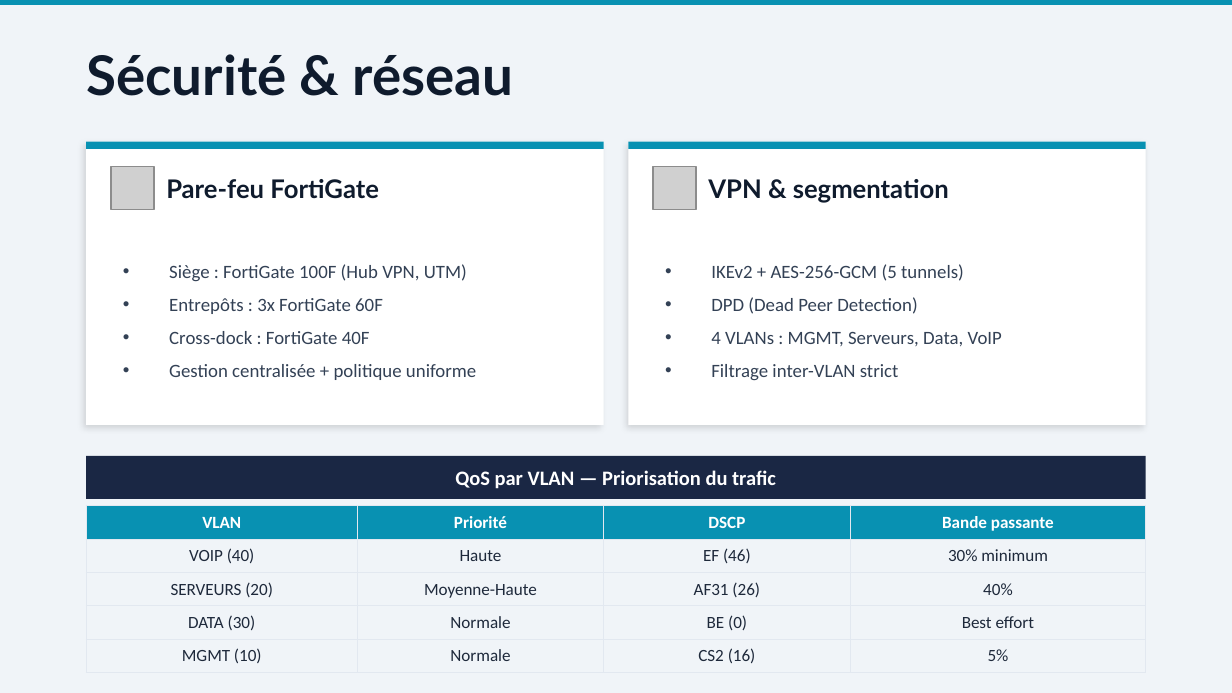
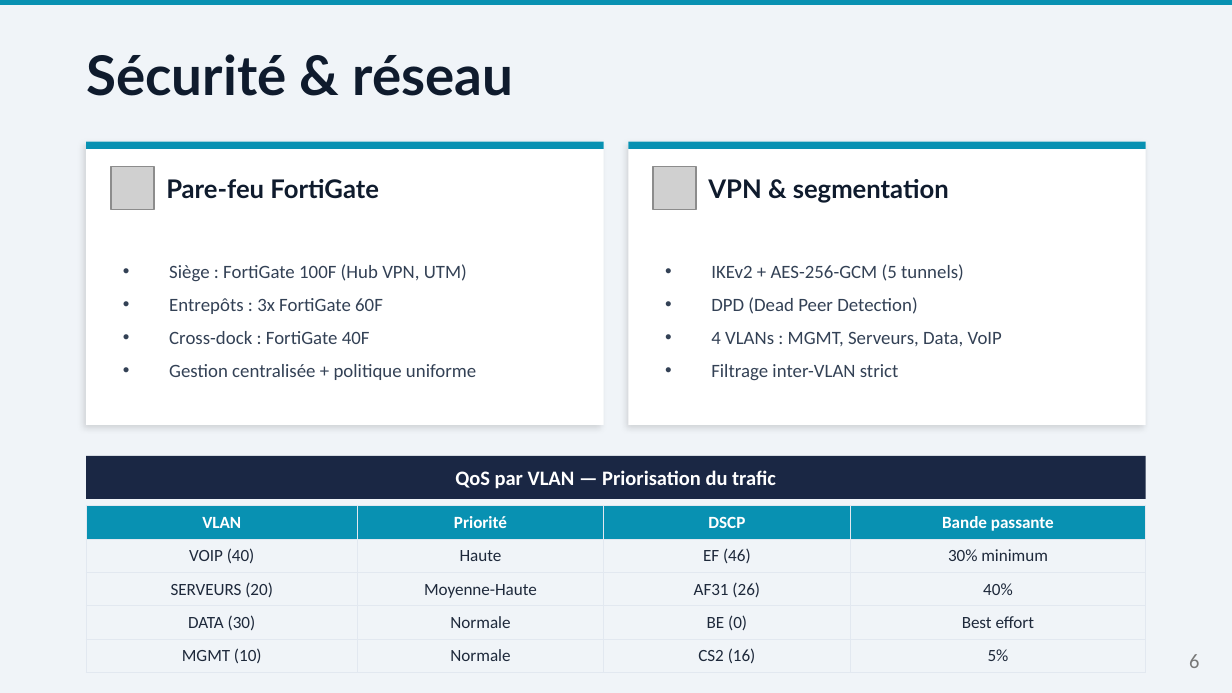
Before and after one commit to AnythingLegalConsidered/MSPR-NordTransit, a slide deck: slide 6 of docs/05-soutenance/MSPR_NordTransit_Presentation.pptx. Drawn at 1232x693 pixels with LibreOffice and Linux fonts; fonts in the diff are those of the drawing; grey boxes stand for pictures. Boxes give left, top, right and bottom in pixels: in the first picture for what was removed or moved away, otherwise in the second. Text is boxed around its words. In the diff, an @@ line names an element or a change of style, - is before the commit and + after.

```diff
--- a/docs/05-soutenance/MSPR_NordTransit_Presentation.pptx
+++ b/docs/05-soutenance/MSPR_NordTransit_Presentation.pptx
@@ page number added at bbox=[1189, 654, 1199, 668], 12 pt, text #797979 @@
+6
```
Also in this commit, not shown: 11 other slides changed, 16 other files.
